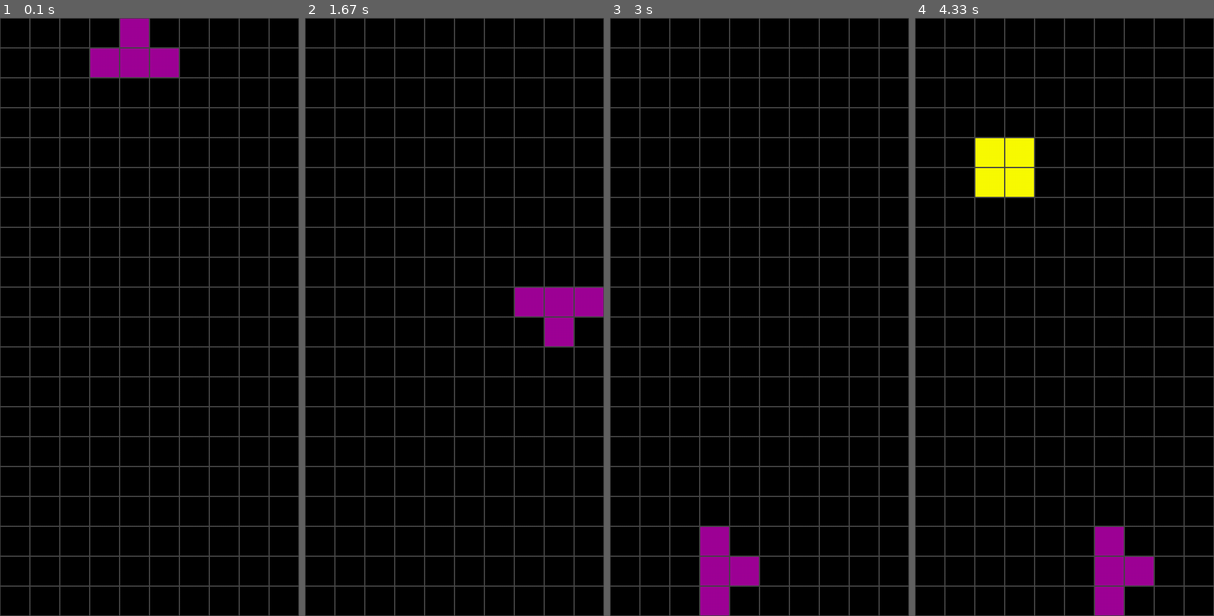
Above: before the commit, frames 1-4 (left to right).
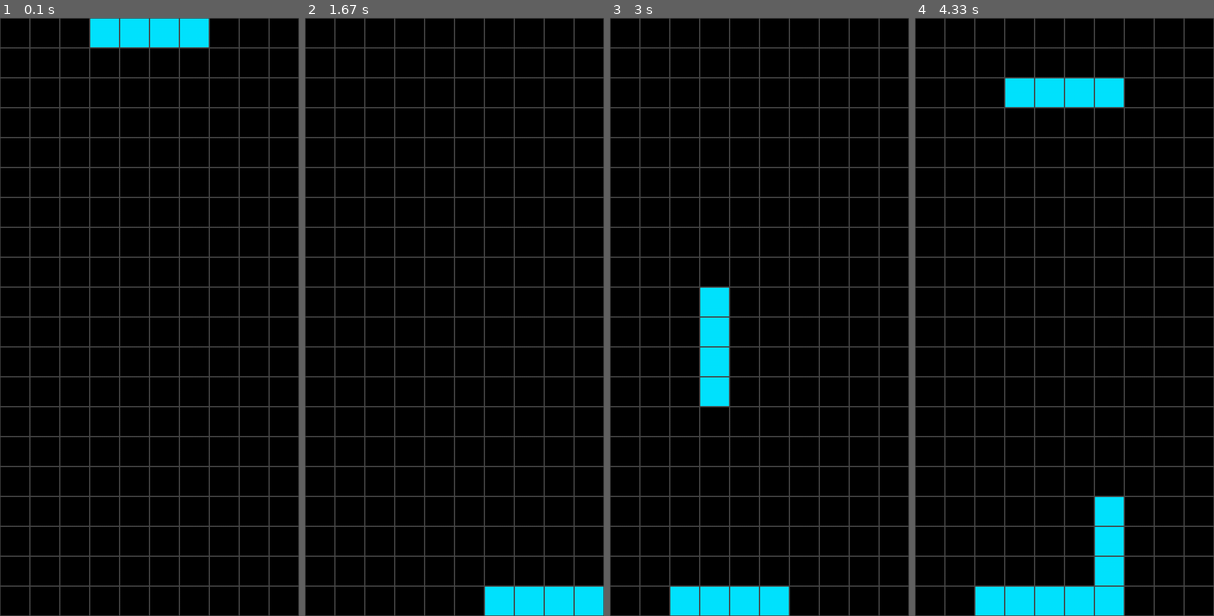
Above: after the commit, the same moments.

Repository: Dymoxz/TetrisAI
Game: pygame game, started from improved.py
Same seed, same stepped clock (60 frames per second), same inputs: the game is played once before the commit and once after it.
Inputs:
- Up to frame 1 (0.1 s): no input
- Up to frame 2 (1.67 s): hold Right 0.33-0.8 s; hold Up 0.83-1.13 s; hold Right 1.17-1.63 s
- Up to frame 3 (3 s): hold Left 1.67-2.2 s; hold Up from 2.67 s (still down)
- Up to frame 4 (4.33 s): release Up at 3.03 s; hold Right 3.07-3.7 s; hold Left 3.73-4.2 s; hold Right from 4.23 s (still down)

The runs differ from the first frame. In frame 1, 3.2% of the frame differs, in the area x 30-70%, y 0-10%; in frame 2, 3.7%; in frame 3, 5.0%; in frame 4, 7.8%, in the area x 20-80%, y 10-100%.

Commit message:
score semi working

Diff:
--- a/improved.py
+++ b/improved.py
@@ -120,12 +120,6 @@
 fullShapes = []
 colours = [red, green, blue, yellow, pink, orange, purple]
 
-def pprint(shape):
-    for row in shape:
-        print(row)
-    print('')
-
-
 
 def initShapes(shapeee):
 
@@ -214,7 +208,6 @@
             rect = pygame.Rect(x, y, blockSize, blockSize)
             pygame.draw.rect(screen, gray, rect, 1)
 
-
 def RenderShape(shapeCoords, color):
     blockSize = 48
     for coords in shapeCoords:
@@ -230,7 +223,6 @@
         y = shapeCoords[coords][1]
         rect = pygame.Rect(x * blockSize, y * blockSize, blockSize, blockSize)
         pygame.draw.rect(screen, color[coords], rect)
-
 
 def remLastPos(abycordy, ax, by,rotation):
     for coord in abycordy[rotation]:
@@ -252,7 +244,6 @@
                 downCollisions.extend('collision')
         if direction == 'left':
             if [xCoord - 1, yCoord] in board['shapeCoords']:
-                print(' big booty ')
                 leftCollisions.extend('collision')
         if direction == 'right':
             if [xCoord + 1, yCoord] in board['shapeCoords']:
@@ -268,19 +259,7 @@
         absCoords.append([coord[0] + x, coord[1] + y])
     return absCoords
 
-
 def clearLines(lineCoords, lineY):
-    # # lines = ycoord i.e. 3
-    # KUT = bordje
-    # for yc in lines:
-    #     for coord in bordje['shapeCoords']:
-    #         if coord[1] == yc:
-    #             KUT['colours'].pop(KUT['shapeCoords'].index(coord))
-    #             KUT['shapeCoords'].remove(coord)
-    # screen.fill(black)
-    # DrawBoard()
-    # renderBoardAfterClear(KUT['shapeCoords'], KUT['colours'])
-    # return KUT
     for coord in lineCoords:
         board['colours'].pop(board['shapeCoords'].index(coord))
         board['shapeCoords'].remove(coord)
@@ -292,11 +271,7 @@
             board['shapeCoords'][board['shapeCoords'].index(coord)][1] += len(lineY)
 
     renderBoardAfterClear(board['shapeCoords'], board['colours'])
-# rotaion += 1 zonder te renderen
-# pak die coords
-# if coords in board
-# niet rotaten
-# anders wel
+
 
 running = True
 dropping = True
@@ -311,13 +286,42 @@
 }
 
 board['bottomCoords'] = [[0,20],[1,20],[2,20],[3,20],[4,20],[5,20],[6,20],[7,20],[8,20],[9,20]]
+
+
+
+
+# ------------------ SCORE ------------------ #
+# 1 line = 100 points
+# 2 lines = 300 points
+# 3 lines = 500 points
+# 4 lines = 800 points
+# back to back = 1.5x
+score = 0
+scoreDict = {
+    '1': 100,
+    '2': 300,
+    '3': 500,
+    '4': 800
+}
+clearStreak = 0
+thetStreak = 0
+level = 1
+# ------------------------------------------- #
+
+
+
+
+
+
+
+
 while running:
     # Get Current and next shape to spawn
     try:
         currentShape = nextShape
     except:
         currentShape = beginShape
-    # currentShape = allShapesCoordsREL[3]
+    currentShape = allShapesCoordsREL[2]
     nextShape = random.choice(allShapesCoordsREL)
     currentColour = colours[allShapesCoordsREL.index(currentShape)]
 
@@ -337,27 +341,14 @@
         tLast += dt
         DrawBoard()
         pygame.display.update()
-
-
-
         ghostCoords = []
         underY = []
-        # for coord in absCoords:
-        #     if len(board['shapeCoords']) == 0:
-        #         checkyr = board['bottomCoords']
-        #     else:
-        #         checkyr = board['shapeCoords']
-        #     for coordy in checkyr:
-        #         if coordy[0] == coord[0]:
-        #             underY.append(coordy[1])
-        #     ghostCoords.append([coord[0], underY[absCoords.index(coord)]])
-
         for coord in ghostCoords:
             rect = pygame.Rect(coord[0] * blockSize, coord[1] * blockSize, blockSize, blockSize)
             pygame.draw.rect(screen, currentColour, rect)
 
 
-        if tLast > 150:
+        if tLast > 80:
             absCoords = GetAbsCoords(currentShape, x, y, rotation)
             down, right, left, up = CheckCollision(absCoords, 'down')
             w, h = allWH[allShapesCoordsREL.index(currentShape)][rotation][0], allWH[allShapesCoordsREL.index(currentShape)][rotation][1]
@@ -375,13 +366,31 @@
                     for y in yFill:
                         if yFill.count(y) == 10 and y not in linesToBeCleared:
                             linesToBeCleared.append(y)
-                    print(linesToBeCleared)
                     for line in linesToBeCleared:
                         for coord in board['shapeCoords']:
                             if coord[1] == line:
                                 coordsToClear.append(coord)
                     if len(linesToBeCleared) > 0:
                         clearLines(coordsToClear, linesToBeCleared)
+                        for i in scoreDict:
+                            if len(linesToBeCleared) == int(i):
+                                score += scoreDict[i]  * level
+                                clearStreak += 1
+                                if int(i) == 4:
+                                    thetStreak += 1
+                                else:
+                                    thetStreak = 0
+                                if int(i) == 4 and thetStreak > 1:
+                                    score += round(scoreDict[i] * 0.5)
+                                if clearStreak > 1:
+                                    score += 50 * clearStreak * level
+
+                    else:
+                        clearStreak = 0
+                    print('Score: ' + str(score) + '\n' +
+                          ' Clear Streak: ' + str(clearStreak) + '\n' +
+                          ' Tetris Streak: ' + str(thetStreak) +  '\n' +
+                          ' Level: ' + str(level))
 
             else:
                 remLastPos(currentShape, x, y,rotation)
@@ -400,7 +409,7 @@
                 if event.key == pygame.K_RIGHT:
                     down, right,left, up = CheckCollision(absCoords, 'right')
                     if len(right) > 0:
-                        print('nono')
+                        pass
                     else:
                         if x < 10 - w:
                             remLastPos(currentShape, x, y,rotation)
@@ -410,7 +419,7 @@
                 if event.key == pygame.K_LEFT:
                     down, right,left, up = CheckCollision(absCoords, 'left')
                     if len(left) > 0:
-                        print('no')
+                        pass
                     else:
                         if x > 0:
                             remLastPos(currentShape, x, y,rotation)
@@ -418,29 +427,12 @@
                             absCoords = GetAbsCoords(currentShape, x, y, rotation)
                     RenderShape(absCoords, currentColour)
                 if event.key == pygame.K_UP:
-                    # if rotation > 3:
-                    #     rotation = 0
-                    # else:
-                    #     rotation += 1
-
-                    # absCoords = GetAbsCoords(currentShape, x, y, rotation )
-                    # down, right,left, up = CheckCollision(absCoords, 'up')
-                    # if len(up) > 0:
-                    #     print('no')
-                    #     absCoords = GetAbsCoords(currentShape, x, y, rotation)
-                    # else:
-                    #     remLastPos(currentShape, x, y,rotation)
-                    #     rotation += 1 if rotation < 3 else 0
-                    #     absCoords = GetAbsCoords(currentShape, x, y, rotation)
-                    # RenderShape(absCoords, currentColour)
-                    # rotation = rotation + 1 if rotation < 3 else 0
                     if rotation <3:
                         absCoords = GetAbsCoords(currentShape, x, y, rotation + 1)
                     else:
                         rabsCoords = GetAbsCoords(currentShape, x, y, rotation - 3)
                     down, right,left, up = CheckCollision(absCoords, 'up')
                     if len(up) > 0:
-                        print('no')
                         absCoords = GetAbsCoords(currentShape, x, y, rotation)
                     else:
                         remLastPos(currentShape, x, y,rotation)
@@ -448,202 +440,4 @@
                         absCoords = GetAbsCoords(currentShape, x, y, rotation)
                     RenderShape(absCoords, currentColour)
                     w, h = allWH[allShapesCoordsREL.index(currentShape)][rotation][0], allWH[allShapesCoordsREL.index(currentShape)][rotation][1]
-                    print(rotation)
 pygame.quit()
-
-
-# def GetInShapeCoords(shapes):
-#     defaultShape = shapes[0]
-#     allInShapeCoords = []
-#     for shape in shapes:
-#         inShapeCoords = []
-#         dy = 0
-#         for y in shape:
-#             dx = 0
-#             for x in y:
-#                 if x == '0':
-#                     inShapeCoords.append([dx, dy])
-#                 dx +=1
-#             if '0' in y:
-#                 dy += 1
-#         allInShapeCoords.append(inShapeCoords)
-
-#     return allInShapeCoords
-
-
-# def GetDimensions(shapeCoords):
-#     allShapeDimensions = []
-
-#     for coords in shapeCoords:
-#         xList = []
-#         yList = []
-#         for coord in coords:
-#                 xList.append(coord[0])
-#                 yList.append(coord[1])
-
-#         maX = max(xList)
-#         miX = min(xList)
-
-#         maY = max(yList)
-#         miY = min(yList)
-
-#         w = maX - miX + 1
-#         h = maY - miY + 1
-
-#         allShapeDimensions.append([w,h])
-
-#         return allShapeDimensions
-
-# def GetCollisionPoints(shapeCoords):
-#     allbottoms = []
-#     for shape in shapeCoords:
-#         bottom = []
-#         for coords in shape:
-#             x = coords[0]
-#             y = coords[1]
-#             if [x, y+1] not in shape:
-#                 bottom.append([x,y])
-#         allbottoms.append(bottom)
-
-#     allLefts = []
-#     for shape in shapeCoords:
-#         left = []
-#         for coords in shape:
-#             x = coords[0]
-#             y = coords[1]
-#             if [x-1, y] not in shape:
-#                 left.append([x,y])
-#         allLefts.append(bottom)
-
-#     allRights = []
-#     for shape in shapeCoords:
-#         right = []
-#         for coords in shape:
-#             x = coords[0]
-#             y = coords[1]
-#             if [x+1, y] not in shape:
-#                 right.append([x,y])
-#         allRights.append(bottom)
-
-
-
-#     return allbottoms, allLefts, allRights
-
-
-
-# # rect = pygame.Rect(x * blockSize, y * blockSize, blockSize, blockSize)
-# # pygame.draw.rect(screen, currentColour, rect)
-# def RenderShape(shapeCoords, color, startX, startY, rotation):
-#     blockSize = 48
-#     for coords in shapeCoords[rotation]:
-#         x = coords[0] + startX
-#         y = coords[1] + startY
-#         rect = pygame.Rect(x * blockSize, y * blockSize, blockSize, blockSize)
-#         pygame.draw.rect(screen, color, rect)
-
-# def DrawBoard():
-#     global blockSize
-#     global boardColours
-#     #grid
-#     for x in range(0, width, blockSize):
-#         for y in range(0, height, blockSize):
-#             rect = pygame.Rect(x, y, blockSize, blockSize)
-#             pygame.draw.rect(screen, gray, rect, 1)
-
-# def DrawPlacedShapes(boardDict):
-#     global blockSize
-#     c = boardDict["shapeCoords"]
-#     col = boardDict["colours"]
-#     rot = boardDict["rotations"]
-#     i = 0
-#     for shape in c:
-#         for coords in shape:
-#             x = coords[0]
-#             y = coords[1]
-#             rect = pygame.Rect(x * blockSize, y * blockSize, blockSize, blockSize)
-#             pygame.draw.rect(screen, col[i], rect)
-#         i +=  1
-
-
-# def saveBlockState(board, absCoords, currentShape, rotation):
-#     board["shapeCoords"].append(absCoords)
-#     board["colours"].append(colours[shapes.index(currentShape)])
-#     board["rotations"].append(rotation)
-
-# def remLastPos(abycordy):
-#     for coord in abycordy:
-#         aaa = coord[0]
-#         bbb = coord[1]
-#         rect = pygame.Rect(aaa * blockSize, bbb * blockSize, blockSize, blockSize)
-#         pygame.draw.rect(screen, black, rect)
-
-
-# def main():
-#     running = True
-#     dropping = True
-#     clock = pygame.time.Clock()
-#     tLast = 0
-#     board = []
-#     board = {
-#         "shapeCoords": [],
-#         "colours": [],
-#         "rotations": []
-#     }
-
-#     gogogo = True
-#     while running:
-#         currentShape = random.choice(shapes)
-#         rotation = 0
-#         allInShapeCoords = GetInShapeCoords(currentShape)
-#         dimensionList = GetDimensions(allInShapeCoords)
-#         w, h = dimensionList[rotation]
-#         x = 3
-#         y = 0
-#         tLast = 0
-#         absCoords = []
-
-#         DrawPlacedShapes(board)
-#         while dropping:
-#             absCoords = []
-#             absColPoints = {
-#                 "bottoms": [],
-#                 "lefts": [],
-#                 "rights": []
-#             }
-#             for coord in allInShapeCoords[rotation]:
-#                 absCoords.append([coord[0] + x, coord[1] + y])
-#             dt = clock.tick()
-#             tLast += dt
-#            # screen.fill(black)
-#             RenderShape(allInShapeCoords, colours[shapes.index(currentShape)], x, y, rotation)
-#             DrawBoard()
-#             # DrawPlacedShapes(board)
-#             BottomCollision, LeftCollision, RightCollision  = GetCollisionPoints(allInShapeCoords)
-#             BottomCollision = BottomCollision[rotation]
-#             LeftCollision = LeftCollision[rotation]
-#             RightCollision = RightCollision[rotation]
-
-#             BOTcollisions = []
-#             RIGHTCollisions = []
-#             LEFTCollisions = []
-
-#             if tLast > 100:
-#                 remLastPos(absCoords)
-#                 y += 1
-#                 tLast = 0
-#             # detect events
-#             for event in pygame.event.get():
-#                 pygame.key.set_repeat(200, 100)
-#                 if event.type == pygame.QUIT:
-#                     running = False
-#                     dropping = False
-#                 if event.type == pygame.KEYDOWN:
-#                     if event.key == pygame.K_RIGHT:
-#                         pass
-#                     if event.key == pygame.K_LEFT:
-#                         pass
-#                     if event.key == pygame.K_DOWN:
-#                         pass
-
-
-# main()
